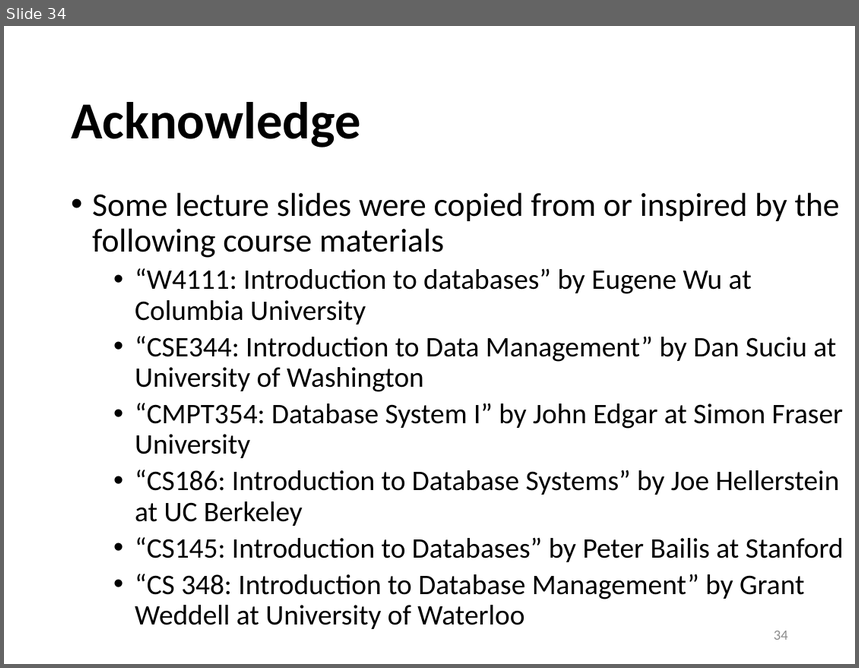
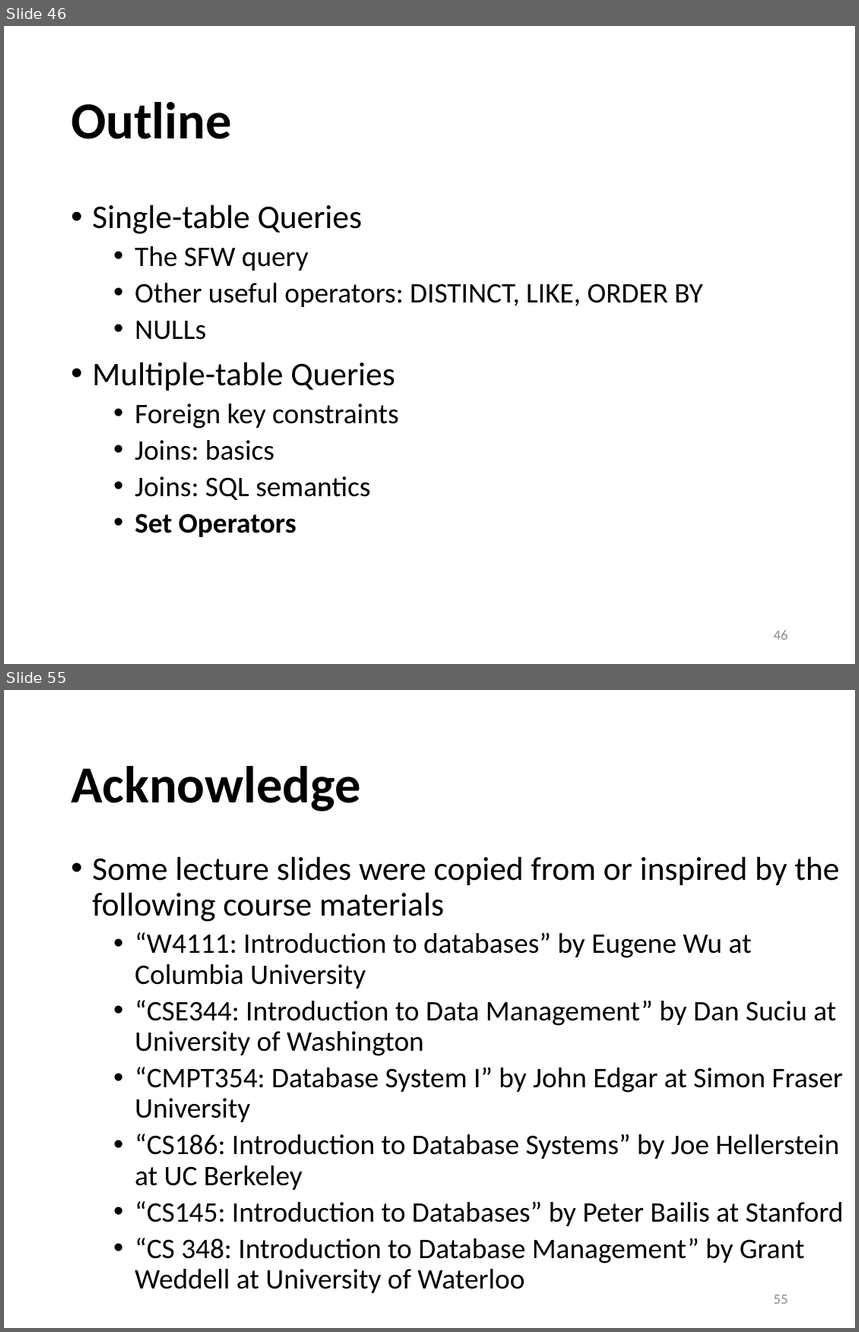
Before and after one commit to sfu-db/cmpt354, a slide deck: Lectures/lec3-sql-basics.pptx. Shown one above the other, each under a label of ours: slide 34 before the commit, slides 46 and 55 after it; the slides between them are not shown. The pictures are 859x668 and 859x1332 pixels, drawn with LibreOffice and Linux fonts; fonts in the diff are those of the drawing. Boxes give left, top, right and bottom in pixels: in the first picture for what was removed or moved away, otherwise in the second. Text is boxed around its words. In the diff, an @@ line names an element or a change of style, - is before the commit and + after.

```diff
--- a/Lectures/lec3-sql-basics.pptx
+++ b/Lectures/lec3-sql-basics.pptx
@@ slide 46 added at (4,26,855,664), background #FFFFFF @@
@@ title added at (71,102,231,139), 44 pt, text #000000, bold @@
+Outline
@@ text added at (92,205,702,537), 24 pt, text #000000 @@
+• Single-table Queries
+  • The SFW query
+  • Other useful operators: DISTINCT, LIKE, ORDER BY
+  • NULLs
+• Multiple-table Queries
+  • Foreign key constraints
+  • Joins: basics
+  • Joins: SQL semantics
+  • Set Operators
@@ page number added at (774,630,788,640), 12 pt, text #8C8C8C @@
+46
@@ what was slide 34 is now slide 55 @@
@@ page number at (774,1295,788,1304): text changed @@
-34
+55
```
Also in this commit, not shown: 20 other slides added, 1 other file.
